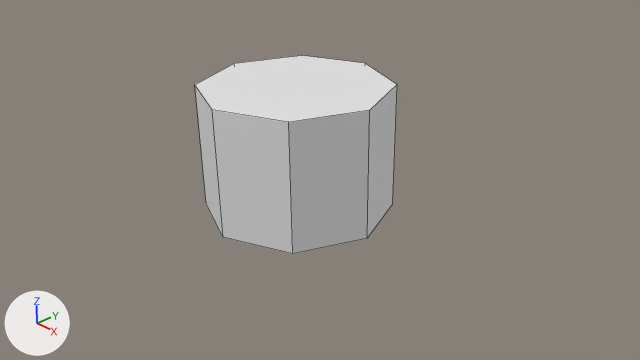
Before and after pictures for a commit that changed the Blender file chess/chess-piece-base.blend.
Camera for both pictures: the file's camera 'Camera'. The lights are fixed; the arrows at lower left show +X, +Y and +Z. Mesh edges are drawn as thin lines.
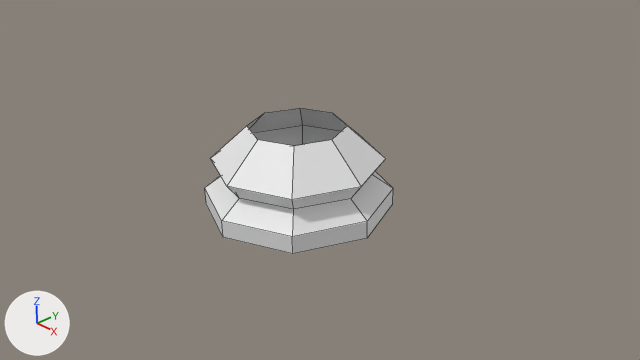
Commit message: new base for all pieces is now ready

Pixel boxes [x1, y1, x2, y2] of what changed, in the pictures (640 x 360 px):
'Cylinder', reshaped (7% narrower, 26% shorter): before [195, 56, 397, 254]; after [205, 108, 393, 254]

The change in detail:
me_cylinder is used by ob_cylinder; location (0.0, 0.0, 0.0).
me_cylinder had 16 vertices, 10 faces and spanned x -1.5..1.5, y -1.5..1.5, z 0.0..2.0.
me_cylinder now has 40 vertices, 33 faces and spans x -1.5..1.5, y -1.5..1.5, z 0.0..1.34.
Part 1, on me_cylinder:
9 faces are deleted.
8 vertices move from x -1.5..1.5, y -1.5..1.5, z 2.0 to x -0.76..0.76, y -0.76..0.76, z 1.34.
16 vertices are added at x -1.37..1.37, y -1.37..1.37, z 0.53..0.8.
8 new vertices lie (0.0, 0.0, 0.28) away from vertices in x -1.5..1.5, y -1.5..1.5, z 0.0.
32 new faces join them.
